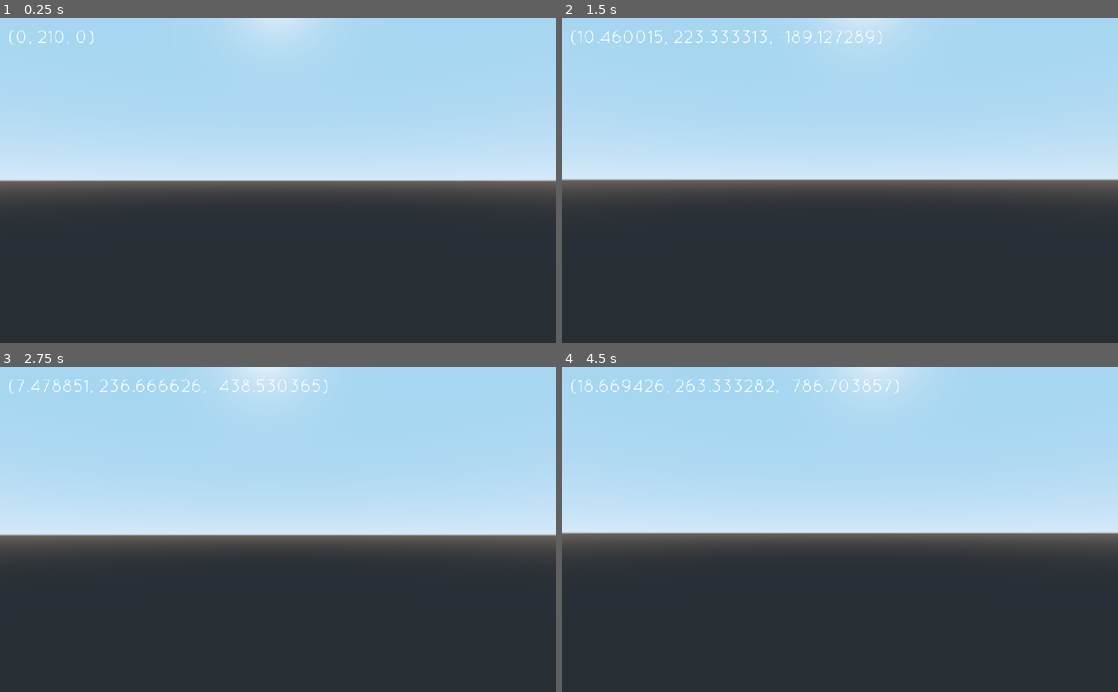
Above: before the commit, frames 1-4 (two rows, left to right).
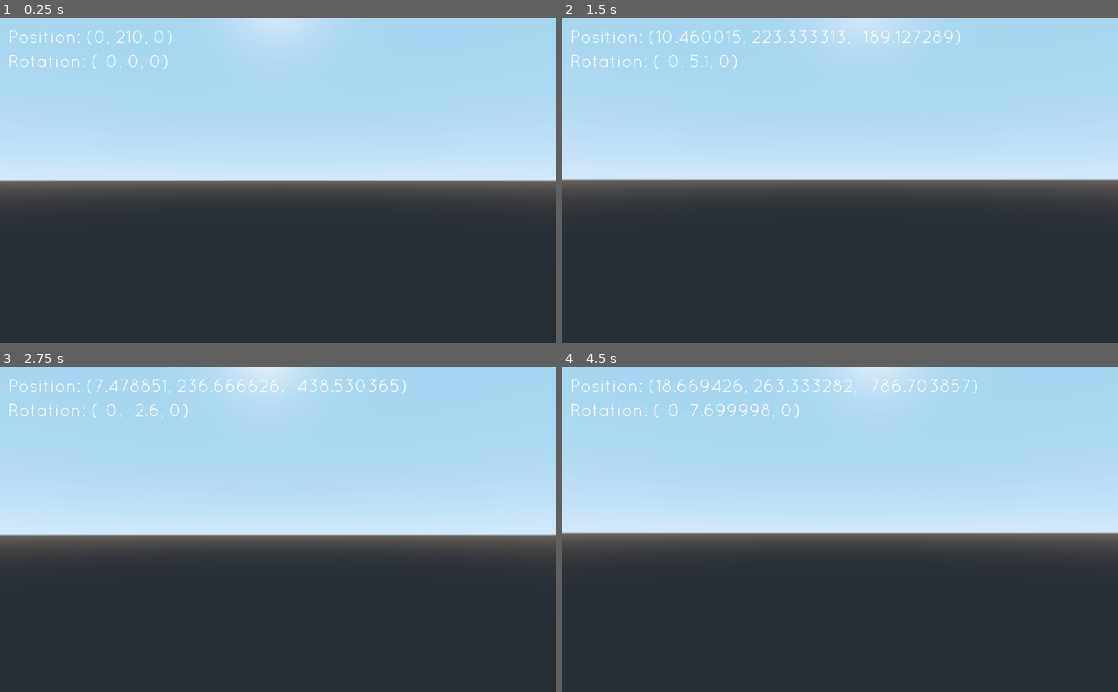
Above: after the commit, the same moments.

Repository: aacitelli/Birdwatch
Game: Godot game, scene res://Core/Main.tscn
Same seed, same stepped clock (60 frames per second), same inputs: the game is played once before the commit and once after it.
Inputs (mouse positions are in pixels of both pictures, inside the frame that each line leads up to):
- Up to frame 1 (0.25 s): no input
- Up to frame 2 (1.5 s): tap Enter at 0.5 s; move the mouse to (867, 180) at 0.52 s; hold W (move_forward) from 0.53 s (still down); tap Space (jump) at 0.77 s; move the mouse to (812, 180) at 1.27 s
- Up to frame 3 (2.75 s): keep holding W (move_forward); tap Space (jump) at 1.52 s; move the mouse to (289, 523) at 2.02 s
- Up to frame 4 (4.5 s): keep holding W (move_forward); move the mouse to (834, 536) at 2.77 s; tap Space (jump) at 3.02, 3.77 s; move the mouse to (878, 532) at 3.52 s; move the mouse to (795, 526) at 4.27 s

The runs differ from the first frame. In frame 1, 0.4% of the frame differs, in the area x 1-31%, y 3-16%; in frame 2, 1.0%; in frame 3, 1.0%; in frame 4, 1.1%, in the area x 1-75%, y 3-16%.

Commit message:
Minor UI Change

Diff:
--- a/Entities/Player/Player.tscn
+++ b/Entities/Player/Player.tscn
@@ -27,12 +27,22 @@
 [node name="CanvasLayer" type="CanvasLayer" parent="."]
 script = ExtResource( 3 )
 
-[node name="Label" type="RichTextLabel" parent="CanvasLayer"]
+[node name="Position" type="RichTextLabel" parent="CanvasLayer"]
 margin_left = 15.0
 margin_top = 15.0
 margin_right = 800.0
-margin_bottom = 100.0
+margin_bottom = 60.0
 custom_fonts/normal_font = ExtResource( 4 )
 __meta__ = {
 "_edit_use_anchors_": false
 }
+
+[node name="Orientation" type="RichTextLabel" parent="CanvasLayer"]
+margin_left = 15.0
+margin_top = 60.0
+margin_right = 800.0
+margin_bottom = 140.0
+custom_fonts/normal_font = ExtResource( 4 )
+__meta__ = {
+"_edit_use_anchors_": false
+}
--- a/Entities/Player/PlayerUI.gd
+++ b/Entities/Player/PlayerUI.gd
@@ -1,4 +1,5 @@
 extends CanvasLayer
 
 func _process(_delta):
-	$Label.text = str(get_parent().translation)
+	$Position.text = "Position: " + str(get_parent().translation)
+	$Orientation.text = "Rotation: " + str(get_parent().rotation_degrees)
--- a/WorldGen/Chunk.gd
+++ b/WorldGen/Chunk.gd
@@ -181,8 +181,6 @@
 	var mesh_instance = MeshInstance.new()
 	mesh_instance.mesh = plane_mesh
 	mesh_instance.translation.y = water_level
-#	mesh_instance.translation.x = x
-#	mesh_instance.translation.z = z
 	add_child(mesh_instance)
 
 # Returns [subdivide_width, subdivide_depth]
--- a/WorldGen/World.gd
+++ b/WorldGen/World.gd
@@ -153,7 +153,7 @@
 func remove_far_chunks():
 	for chunk_key in chunks:
 		if chunk_key.distance_to(player_pos) > chunk_load_radius:
-			print("Chunk " + str(chunk_key) + " is too far! Removing from scene.")
+			# print("Chunk " + str(chunk_key) + " is too far! Removing from scene.")
 			chunks[chunk_key].call_deferred("free") # .queue_free() works here too
 			chunks.erase(chunk_key)
 
